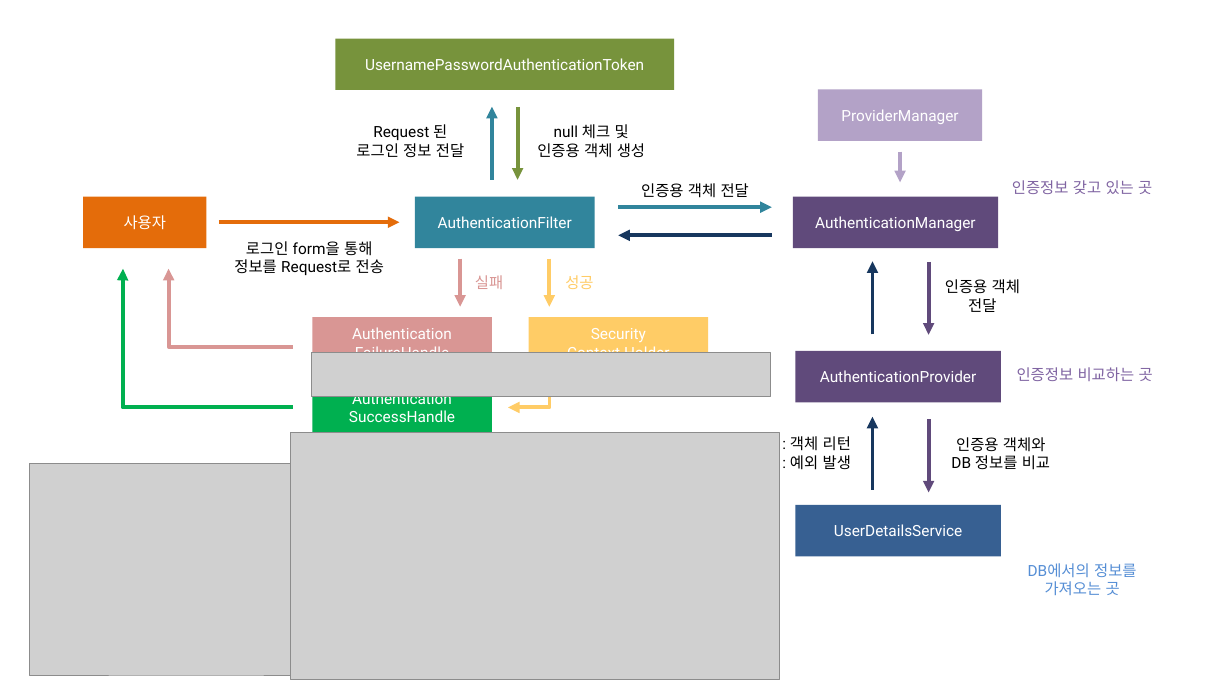
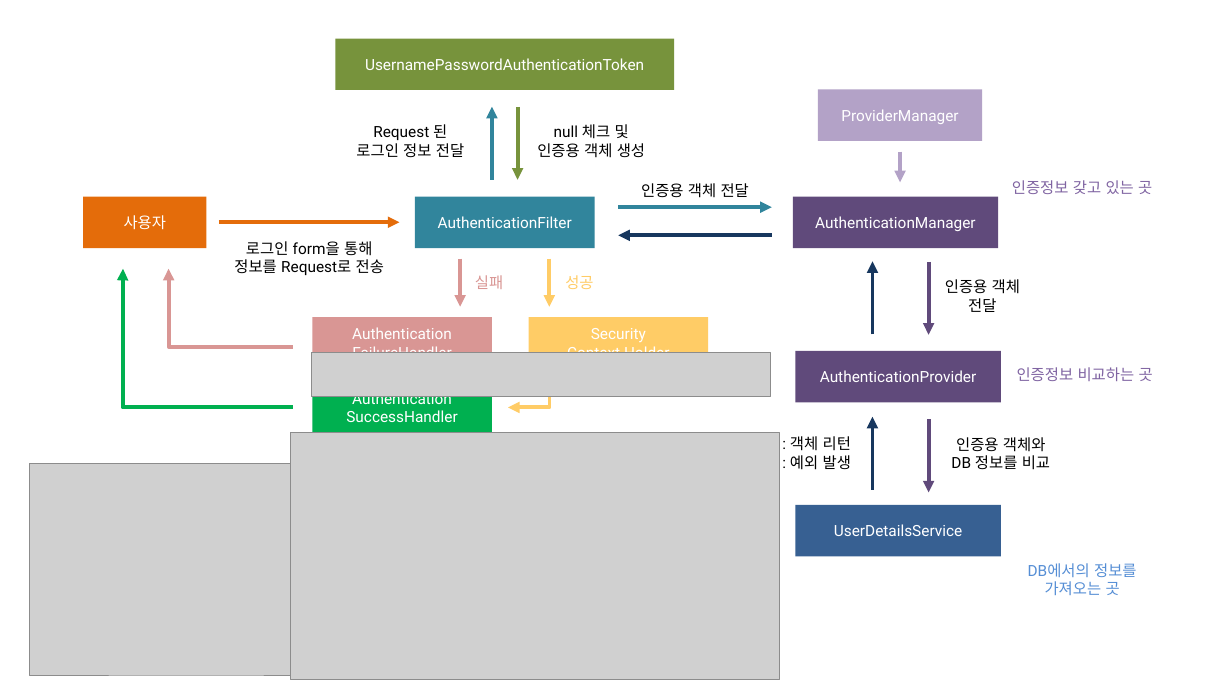
Before and after one commit to kycasdzxc/study, a slide deck: slide 8 of crizen/(보완) 김예찬_OJT 4차 발표자료_Security.pptx. Drawn at 1232x693 pixels with LibreOffice and Linux fonts; fonts in the diff are those of the drawing; grey boxes stand for pictures. Boxes give left, top, right and bottom in pixels: in the first picture for what was removed or moved away, otherwise in the second. Text is boxed around its words. In the diff, an @@ line names an element or a change of style, - is before the commit and + after.

Commit message:
게시판 만들기(Security 적용)

```diff
--- a/crizen/(보완) 김예찬_OJT 4차 발표자료_Security.pptx
+++ b/crizen/(보완) 김예찬_OJT 4차 발표자료_Security.pptx
@@ text in rectangle at (x1=352, y1=344, x2=451, y2=353): text changed @@
-FailureHandle
+FailureHandler
@@ text in rectangle at (x1=346, y1=410, x2=457, y2=422): text changed @@
-SuccessHandle
+SuccessHandler
```
